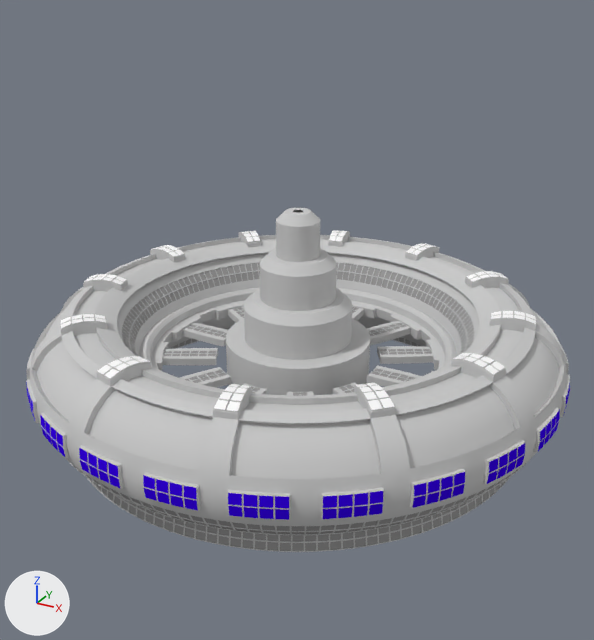
Before and after pictures for a commit that changed the Blender file Station1.blend.
The view is the same before and after, from a camera (50 mm lens) standing at (6.71, -8.41, 6.73) and looking at (-0.15, 4.05, 0.5). Every picture has the same lights, and +X, +Y and +Z are marked at lower left.

In view in the first picture: 'Station 1'.
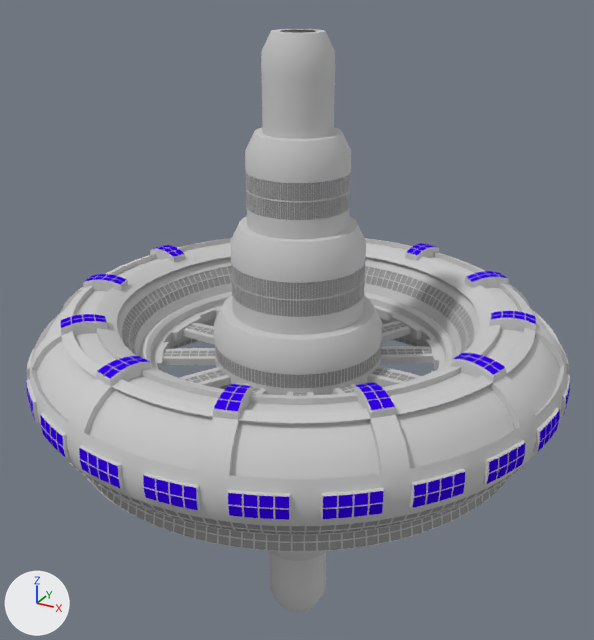
The change, as a list of edits to the scene's bpy script:
```text
Change me_cylinder_002:
    used by ob_station_1; location = (0.0, 0.0, 0.0)
    remove me_cylinder_002.from_pydata(...)  # 2512 vertices, 2418 faces; spans x -1.0..1.0, y -1.06..3.73, z -3.11..2.69
    add me_cylinder_002.from_pydata(...)  # 3459 vertices, 3366 faces; spans x -1.0..1.0, y -1.06..3.52, z -5.93..5.67
    me_cylinder_002 part 1: 33 vertices moved from x -0.83..1.0, y 2.48..3.73, z -3.11..0.29 to x -0.67..0.83, y 2.27..3.52, z -5.93..0.87; 578 vertices removed from x -1.0..1.0, y 2.48..3.73, z -3.11..2.69; 1525 vertices added at x -1.0..1.0, y 2.27..3.52, z -5.93..5.67
    me_cylinder_002 part 2: 8 faces spanning x -0.99..0.99, y -0.37..0.37, z 1.05..1.12 switch from mat_detail_1 (white #ffffff) to mat_solarpanels (blue #3500e7)
```

Pixel boxes (x1, y1, x2, y2) of what changed, in the pictures (594 x 640 px):
'Station 1', reshaped (69% taller)
    before: (26, 208, 570, 552)
    after: (26, 29, 570, 612)
part 1 of me_cylinder_002, built on
    before: (226, 208, 370, 395)
    after: (214, 29, 382, 612)
part 2 of me_cylinder_002, recoloured (white to blue)
    both: (61, 243, 536, 411)
